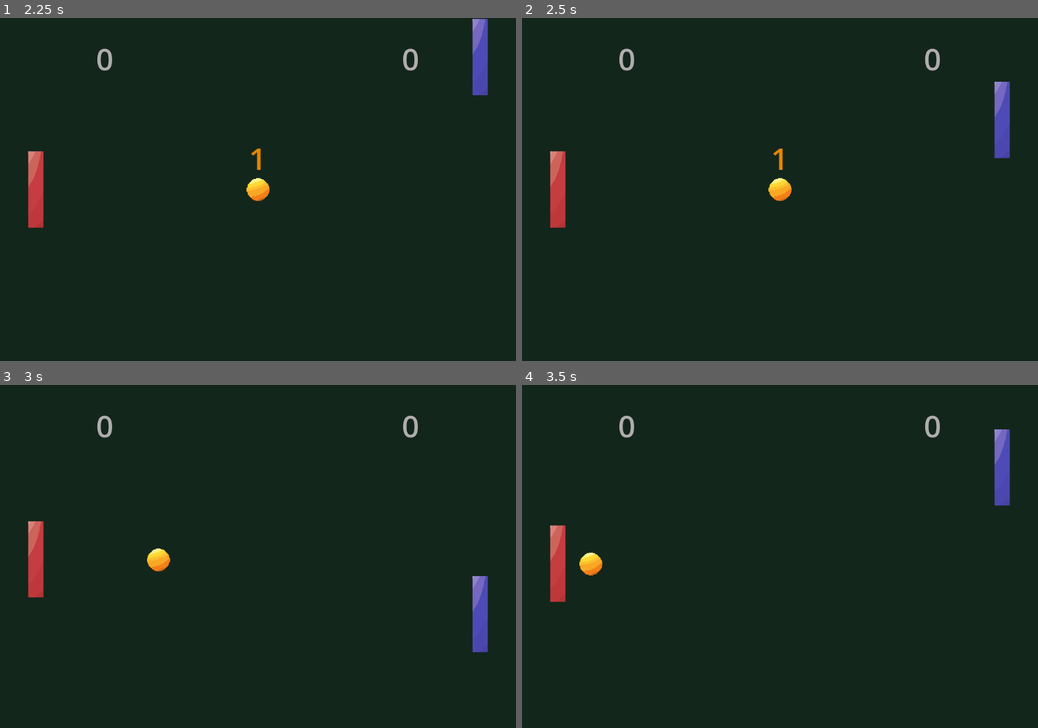
Above: before the commit, frames 1-4 (two rows, left to right).
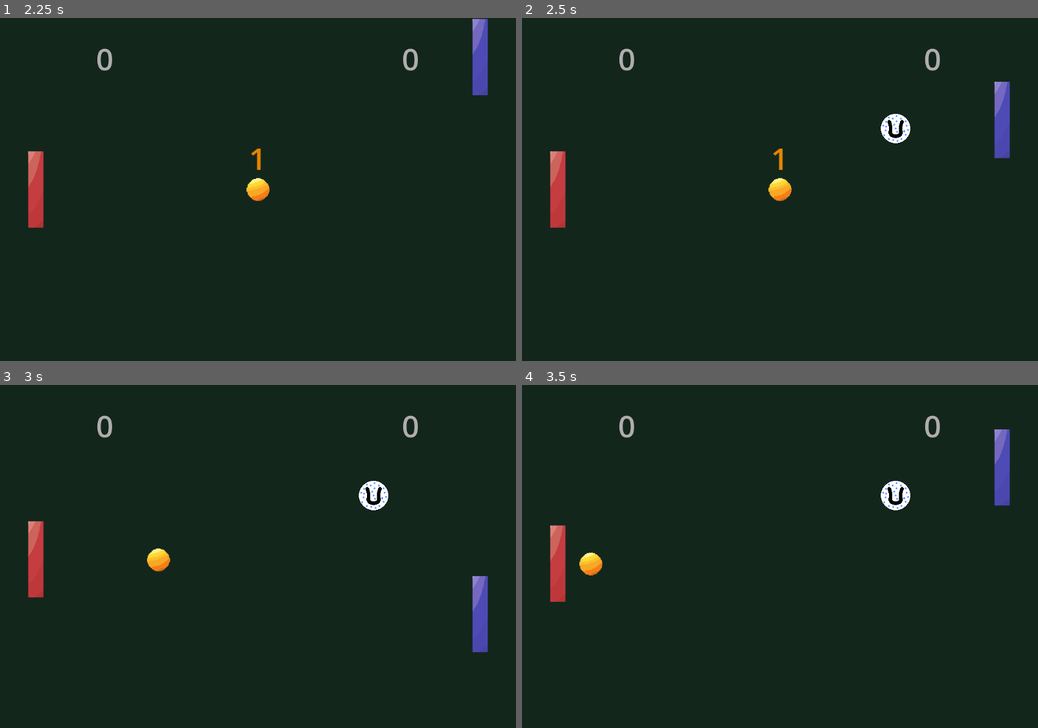
Above: after the commit, the same moments.

Repository: treegem/SweetPong
Game: Godot game, scene res://main.tscn
Two runs of this game, one before a commit and one after it. Both use one fixed random seed, a clock stepped at 60 frames per second and the inputs below.
Inputs:
- Up to frame 1 (2.25 s): click "Play" at 0.5 s; tap Enter (ui_accept) at 1.25, 2.1 s; hold Up (ui_up) 1.28-2.03 s; hold Enter (ui_accept) 1.28-2.03 s; hold Down (ui_down) from 2.03 s (still down)
- Up to frame 2 (2.5 s): keep holding Down (ui_down); tap Enter (ui_accept) at 2.27 s
- Up to frame 3 (3 s): tap Enter (ui_accept) at 2.57 s; release Down (ui_down) at 2.78 s; hold Up (ui_up) from 2.78 s (still down); hold Enter (ui_accept) from 2.78 s (still down)
- Up to frame 4 (3.5 s): keep holding Up (ui_up); keep holding Enter (ui_accept)

Frame 1 is identical in both runs. In frame 2, 0.4% of the frame differs, in the area x 69-76%, y 27-37%; in frame 3, 0.4%; in frame 4, 0.4%.

Commit message:
Rework slow bullet

Diff:
--- a/ball.tscn
+++ b/ball.tscn
@@ -6,7 +6,7 @@
 [sub_resource type="CircleShape2D" id="CircleShape2D_oml8f"]
 radius = 16.0
 
-[node name="Ball" type="CharacterBody2D"]
+[node name="Ball" type="CharacterBody2D" groups=["resettable"]]
 script = ExtResource("1_pusmk")
 
 [node name="Sprite2D" type="Sprite2D" parent="."]
--- a/main.tscn
+++ b/main.tscn
@@ -12,7 +12,7 @@
 [node name="Main" type="Node"]
 script = ExtResource("1_f34xu")
 
-[node name="UpgradeService" parent="." instance=ExtResource("2_5hysq")]
+[node name="UpgradeService" parent="." groups=["resettable"] instance=ExtResource("2_5hysq")]
 upgrade_position_x_min = 92
 upgrade_position_x_max = 988
 upgrade_position_y_min = 1
@@ -28,18 +28,18 @@
 position = Vector2(540, 360)
 scale = Vector2(1.5, 1.5)
 
-[node name="PlayerPaddle" parent="." instance=ExtResource("2_4ndp0")]
+[node name="PlayerPaddle" parent="." groups=["resettable"] instance=ExtResource("2_4ndp0")]
 position = Vector2(1005, 360)
 
 [node name="EnemyPaddle" parent="." instance=ExtResource("8_2u437")]
 position = Vector2(75, 360)
 
-[connection signal="slow_bullet_created" from="UpgradeService" to="." method="_on_child_created"]
 [connection signal="enemy_scored" from="World" to="." method="_on_enemy_scored"]
 [connection signal="player_scored" from="World" to="." method="_on_player_scored"]
 [connection signal="countdown_timer_timeout" from="UI" to="Ball" method="_on_coutndown_timer_timeout"]
 [connection signal="new_game_started" from="UI" to="." method="start_new_game"]
 [connection signal="hit_enemy" from="Ball" to="SoundService" method="play_enemy_sound"]
 [connection signal="hit_player" from="Ball" to="SoundService" method="play_player_sound"]
-[connection signal="upgrade_triggered" from="PlayerPaddle" to="UpgradeService" method="_on_player_paddle_upgrade_triggered"]
+[connection signal="slow_bullet_created" from="PlayerPaddle" to="." method="_on_visible_child_created"]
+[connection signal="upgrade_collected" from="PlayerPaddle" to="UpgradeService" method="reset_timer"]
 [connection signal="upgrade_collected" from="EnemyPaddle" to="UpgradeService" method="reset_timer"]
--- a/player_paddle.tscn
+++ b/player_paddle.tscn
@@ -13,10 +13,9 @@
 
 [node name="PointLight2D" type="PointLight2D" parent="."]
 position = Vector2(-20, 3.33786e-06)
-scale = Vector2(0.141844, 1.12875)
-enabled = false
+scale = Vector2(0.142, 1.129)
 color = Color(1, 0.258824, 0.396078, 1)
-energy = 5.0
+energy = 0.0
 shadow_enabled = true
 texture = ExtResource("2_l5oe2")
 texture_scale = 0.75
@@ -26,3 +25,8 @@
 
 [node name="CollisionShape2D" type="CollisionShape2D" parent="."]
 shape = SubResource("RectangleShape2D_mnclp")
+
+[node name="SlowBulletTimer" type="Timer" parent="."]
+wait_time = 5.0
+
+[connection signal="timeout" from="SlowBulletTimer" to="." method="create_slow_bullet"]
--- a/scripts/ball.gd
+++ b/scripts/ball.gd
@@ -10,6 +10,9 @@
 var speed: int
 var direction: Vector2
 var lastContact: Paddle = null
+
+
+# todo: fix bounce from paddle side
 
 
 func _ready():
--- a/scripts/enemy_paddle.gd
+++ b/scripts/enemy_paddle.gd
@@ -7,6 +7,7 @@
 var target: Node2D
 const MAX_SPEED_MODIFIER: float = 2
 var speed_modifier: float = MAX_SPEED_MODIFIER
+var speed_modifier_tween: Tween
 
 
 func receive_upgrade():
@@ -22,6 +23,8 @@
 
 
 func get_hit(bullet: Node):
-	var tween = get_tree().create_tween()
+	if speed_modifier_tween != null:
+		speed_modifier_tween.kill()
+	speed_modifier_tween = get_tree().create_tween()
 	speed_modifier = MAX_SPEED_MODIFIER / 20
-	tween.tween_property(self, "speed_modifier", MAX_SPEED_MODIFIER, 4).set_trans(Tween.TRANS_EXPO)
+	speed_modifier_tween.tween_property(self, "speed_modifier", MAX_SPEED_MODIFIER, 4).set_trans(Tween.TRANS_EXPO)
--- a/scripts/main.gd
+++ b/scripts/main.gd
@@ -1,6 +1,6 @@
 extends Node
 
-const MAX_SCORE = 1
+const MAX_SCORE = 2
 
 var playerScore = 0
 var enemyScore = 0
@@ -39,30 +39,41 @@
 
 
 func proceed_after_goal():
+	if playerScore < MAX_SCORE and enemyScore < MAX_SCORE:
+		start_new_round()
+	else:
+		end_game()
+
+
+
+func end_game():
+	reset_children()
 	if playerScore == MAX_SCORE:
 		ui.show_player_won()
 		soundService.play_win_sound()
 	elif enemyScore == MAX_SCORE:
 		ui.show_player_lost()
 		soundService.play_lose_sound()
-	else:
-		start_new_round()
 
 
-func reset_scores():
+func clear_score():
 	playerScore = 0
 	enemyScore = 0
 
 
 func start_new_game():
-	playerPaddle.remove_upgrade()
-	upgradeService.remove_all_upgrades()
-	reset_scores()
+	clear_score()
 	start_new_round()
 
 
 func start_new_round():
-	upgradeService.reset_timer()
-	ball.reset()
-	playerPaddle.remove_upgrade()
+	reset_children()
 	ui.count_down()
+
+
+func reset_children():
+	get_tree().call_group("resettable", "reset")
+
+
+func _on_visible_child_created(node: Node):
+	add_child(node)
--- a/scripts/player_paddle.gd
+++ b/scripts/player_paddle.gd
@@ -2,43 +2,49 @@
 
 class_name PlayerPaddle
 
-signal upgrade_triggered(paddle)
+var slowBulletScene: PackedScene = preload("res://slow_bullet.tscn")
 
-var upgraded: bool = false
+signal upgrade_collected
+signal slow_bullet_created(slowBullet: SlowBullet)
+
+var light: PointLight2D
+var slowBulletTimer: Timer
+
+const LIGHT_ENERGY_MINIMUM: int = 0
+const SLOW_BULLET_TIMER_WAIT_START: int = 5
+
+
+func _ready():
+	light = $PointLight2D
+	slowBulletTimer = $SlowBulletTimer
 
 
 func receive_upgrade():
-	upgraded = true
-	glow()
+	emit_signal("upgrade_collected")
+	if slowBulletTimer.is_stopped():
+		create_slow_bullet()
+		slowBulletTimer.start()
+	else:
+		slowBulletTimer.wait_time /= 2
+	increase_glow()
 
 
-func remove_upgrade():
-	upgraded = false
-	dim()
+func reset():
+	reset_glow()
+	slowBulletTimer.stop()
+	slowBulletTimer.wait_time = SLOW_BULLET_TIMER_WAIT_START
 
 
-func glow():
-	$PointLight2D.enabled = true
+func increase_glow():
+	light.energy = clampi(light.energy + 2, LIGHT_ENERGY_MINIMUM, 10)
 
 
-func dim():
-	$PointLight2D.enabled = false
-
-
-func trigger_upgrade():
-	emit_signal("upgrade_triggered", self)
-	upgraded = false
-	dim()
+func reset_glow():
+	light.energy = LIGHT_ENERGY_MINIMUM
 
 
 func width():
 	return $CollisionShape2D.shape.size.x
-
-
-func _unhandled_input(event):
-	if Input.is_action_pressed("ui_accept"):
-		if upgraded:
-			trigger_upgrade()
 
 
 func _physics_process(delta):
@@ -52,3 +58,9 @@
 		input_vector = Vector2.ZERO
 
 	move(input_vector, delta)
+
+
+func create_slow_bullet():
+	var slowBullet = slowBulletScene.instantiate()
+	slowBullet.position = position + Vector2(-width() / 2,0)
+	emit_signal("slow_bullet_created", slowBullet)
--- a/scripts/slow_bullet.gd
+++ b/scripts/slow_bullet.gd
@@ -5,6 +5,8 @@
 var ACCELERATION = 100
 var SPEED = 300
 
+
+# todo: queue_free when leaving visible area
 
 func _physics_process(delta):
 	SPEED += delta * ACCELERATION
--- a/scripts/upgrade.gd
+++ b/scripts/upgrade.gd
@@ -2,12 +2,12 @@
 
 class_name Upgrade
 
-signal was_collected()
+signal was_collected
 
 
 func _on_body_entered(body):
 	if body is Ball:
-		if body.lastContact.is_in_group("upgrade_collector"):
+		if body.lastContact != null and body.lastContact.is_in_group("upgrade_collector"):
 			body.lastContact.receive_upgrade()
 		emit_signal("was_collected")
 		queue_free()
--- a/scripts/upgrade_service.gd
+++ b/scripts/upgrade_service.gd
@@ -8,10 +8,8 @@
 @export var upgrade_position_y_max: int
 @export var upgrade_radius = 32
 
-signal slow_bullet_created(bullet: SlowBullet)
 
-var slowBulletScene: PackedScene = preload("res://slow_bullet.tscn")
-var upgrade: PackedScene = preload("res://upgrade.tscn")
+var upgradeScene: PackedScene = preload("res://upgrade.tscn")
 
 var upgradeTimer: Timer
 
@@ -20,28 +18,21 @@
 	upgradeTimer = $UpgradeTimer
 
 
-func _process(delta):
-	if !upgradeTimer.is_stopped():
-		print(upgradeTimer.time_left)
+func reset():
+	_reset_timer()
+	_remove_all_upgrades()
 
 
-func _on_player_paddle_upgrade_triggered(paddle: Paddle):
-	var slowBullet = slowBulletScene.instantiate()
-	slowBullet.position = paddle.position + Vector2(-paddle.width() / 2,0)
-	add_visible_child(slowBullet)
-	reset_timer()
-
-
-func reset_timer():
-	upgradeTimer.wait_time = randf_range(2.0, 5.0)
+func _reset_timer():
+	upgradeTimer.wait_time = randf_range(1.0, 3.0)
 	upgradeTimer.start()
 
 
 func create_upgrade():
-	var newUpgrade: Upgrade = upgrade.instantiate()
+	var newUpgrade: Upgrade = upgradeScene.instantiate()
 	newUpgrade.position.x = randi_range(upgrade_position_x_min + upgrade_radius, upgrade_position_x_max - upgrade_radius)
-	var max_y: int = get_viewport().get_visible_rect().size.y
 	newUpgrade.position.y = randi_range(upgrade_position_y_min + upgrade_radius, upgrade_position_y_max - upgrade_radius)
+	newUpgrade.was_collected.connect(_reset_timer)
 	add_visible_child(newUpgrade)
 
 
@@ -50,7 +41,7 @@
 	add_child(node)
 
 
-func remove_all_upgrades():
+func _remove_all_upgrades():
 	for child in get_children():
 		if child is Upgrade:
 			remove_child(child)
--- /dev/null
+++ b/test_scene.tscn
@@ -0,0 +1,13 @@
+[gd_scene load_steps=2 format=3 uid="uid://bcq2pmxuh7t77"]
+
+[ext_resource type="PackedScene" uid="uid://b3opiqrmefvoj" path="res://player_paddle.tscn" id="1_ximyb"]
+
+[node name="TestScene" type="Node"]
+
+[node name="ColorRect" type="ColorRect" parent="."]
+offset_right = 231.0
+offset_bottom = 230.0
+color = Color(0.0745098, 0.14902, 0.109804, 1)
+
+[node name="PlayerPaddle" parent="." instance=ExtResource("1_ximyb")]
+position = Vector2(119, 105)
